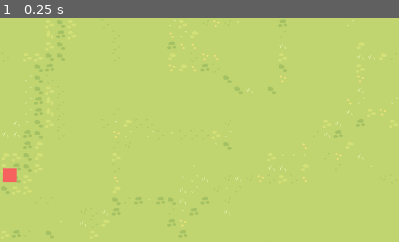
Above: before the commit, frame 1.
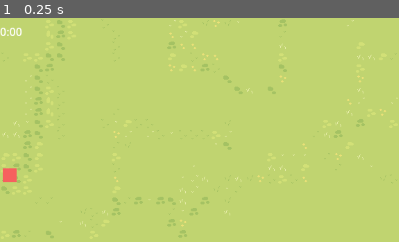
Above: after the commit, the same moment.

Repository: pick-ax-e/Mini-Jam-156-Jame-Gam-29
Game: Godot game, scene res://scenes/main.tscn
The game is run twice, just before and just after one commit, with the same random seed, the same clock (stepped at 60 frames per second) and the same inputs. This scene is started directly instead of the project's main scene. The engine's default icon, where the game draws it, is replaced by a stand-in: a white triangle on a blue panel in a dark square.
Inputs:
- Up to frame 1 (0.25 s): no input
The pictures show only the part of the screen within x 0-50%, y 0-50%; the shares and areas given below are measured in that part.

The runs differ from the first frame. In frame 1, 0.1% of the frame differs, in the area x 0-6%, y 4-9%.
Error in both runs: Invalid access to property or key 'position' on a base object of type 'null instance'. (res://scripts/enemy/basic_enemy.gd:26)

Commit message:
Added timer label

Diff:
--- a/scenes/main.tscn
+++ b/scenes/main.tscn
@@ -1,8 +1,9 @@
-[gd_scene load_steps=4 format=3 uid="uid://btcncnm8lyjnm"]
+[gd_scene load_steps=5 format=3 uid="uid://btcncnm8lyjnm"]
 
 [ext_resource type="PackedScene" uid="uid://d26nxoa5ym6p8" path="res://scenes/player.tscn" id="1_w3ncm"]
 [ext_resource type="PackedScene" uid="uid://hik6w44brocv" path="res://scenes/map.tscn" id="2_glwhr"]
 [ext_resource type="PackedScene" uid="uid://ce5gsclhrc62b" path="res://scenes/enemy.tscn" id="3_ygrr7"]
+[ext_resource type="Script" path="res://scripts/TimerLabel.gd" id="4_k3c7u"]
 
 [node name="Main" type="Node2D"]
 
@@ -13,3 +14,19 @@
 
 [node name="Enemy" parent="." instance=ExtResource("3_ygrr7")]
 position = Vector2(14, 227)
+
+[node name="UI" type="Control" parent="."]
+layout_mode = 3
+anchors_preset = 0
+offset_right = 40.0
+offset_bottom = 40.0
+
+[node name="HBoxContainer" type="HBoxContainer" parent="UI"]
+layout_mode = 0
+offset_right = 40.0
+offset_bottom = 40.0
+
+[node name="TimerLabel" type="Label" parent="UI/HBoxContainer"]
+layout_mode = 2
+text = "0:00"
+script = ExtResource("4_k3c7u")
--- /dev/null
+++ b/scripts/TimerLabel.gd
@@ -0,0 +1,24 @@
+extends Label
+
+
+# Called when the node enters the scene tree for the first time.
+func _ready():
+	connect("Update timer", update)
+
+
+# Called every frame. 'delta' is the elapsed time since the previous frame.
+func _process(delta):
+	pass
+
+
+func update(time_left):
+	var minutes = int(time_left / 60)
+	var seconds = int(time_left % 60)
+
+	var minutes_str = str(minutes)
+	var seconds_str = str(seconds)
+
+	if seconds < 10:
+		seconds_str = "0" + seconds_str
+
+	text = minutes_str + ":" + seconds_str
--- a/scripts/singleton.gd
+++ b/scripts/singleton.gd
@@ -13,7 +13,7 @@
 
 # Called every frame. 'delta' is the elapsed time since the previous frame.
 func _process(delta):
-	pass
+	emit_signal("Update timer", timer.time_left)
 
 func _on_timer_timeout():
 	reset()
